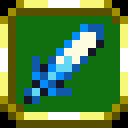
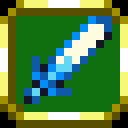
Layer changes from the first 128px x 128px image to the second:
painted on "Layer 2" over left=88, top=16, right=112, bottom=56
